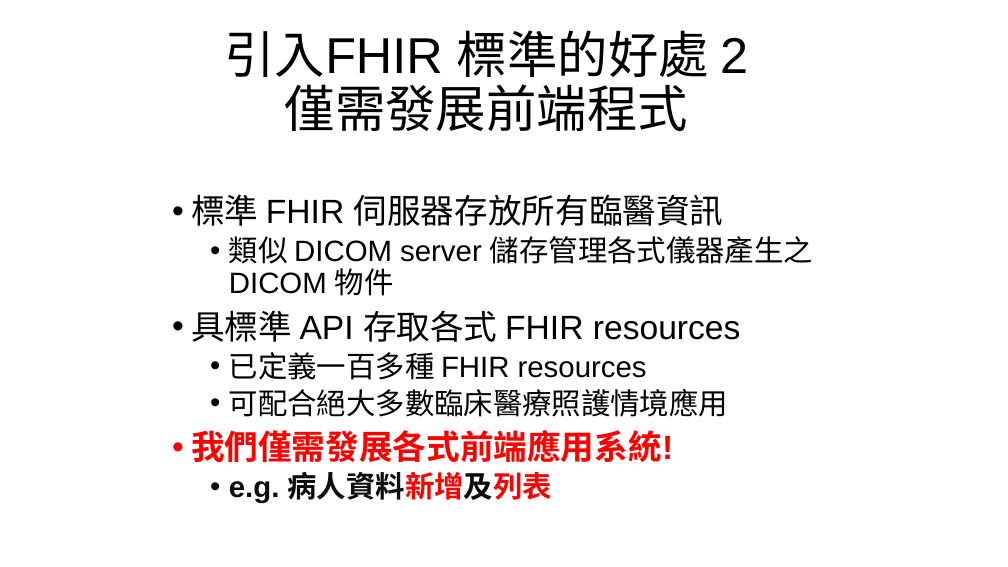
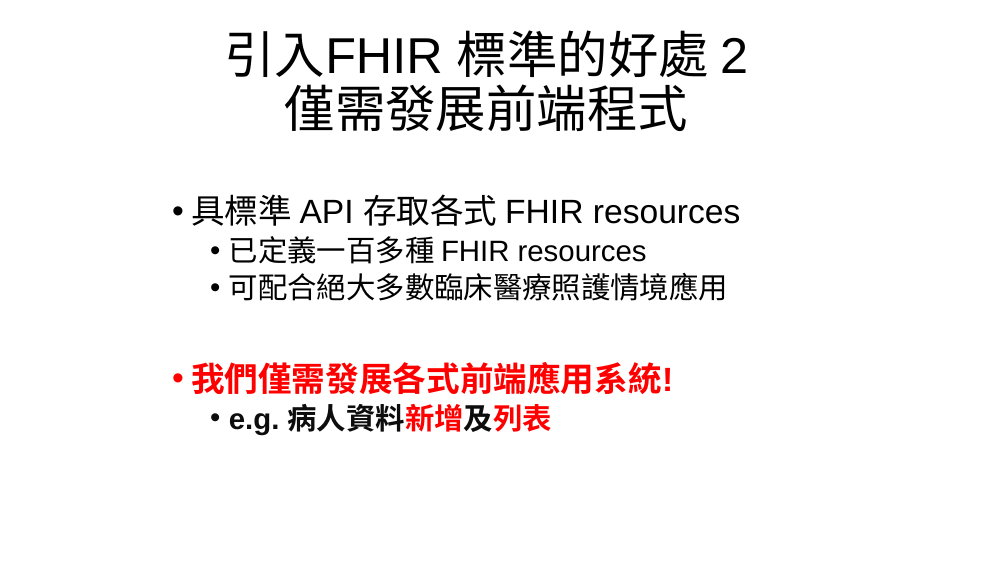
Before and after one commit to mos2718/FHIRspec, a slide deck: slide 14 of Spec/FHIR introduction.pptx. Drawn at 1008x567 pixels with LibreOffice and Linux fonts; fonts in the diff are those of the drawing. Boxes give left, top, right and bottom in pixels: in the first picture for what was removed or moved away, otherwise in the second. Text is boxed around its words. In the diff, an @@ line names an element or a change of style, - is before the commit and + after.

```diff
--- a/Spec/FHIR introduction.pptx
+++ b/Spec/FHIR introduction.pptx
@@ text at bbox=[191, 194, 813, 296]: paragraphs removed @@
-• 標準 FHIR 伺服器存放所有臨醫資訊
-  • 類似 DICOM server 儲存管理各式儀器產生之 DICOM 物件
```
Also in this commit, not shown: 1 other slide changed, 2 slides added, 1 slide removed.
